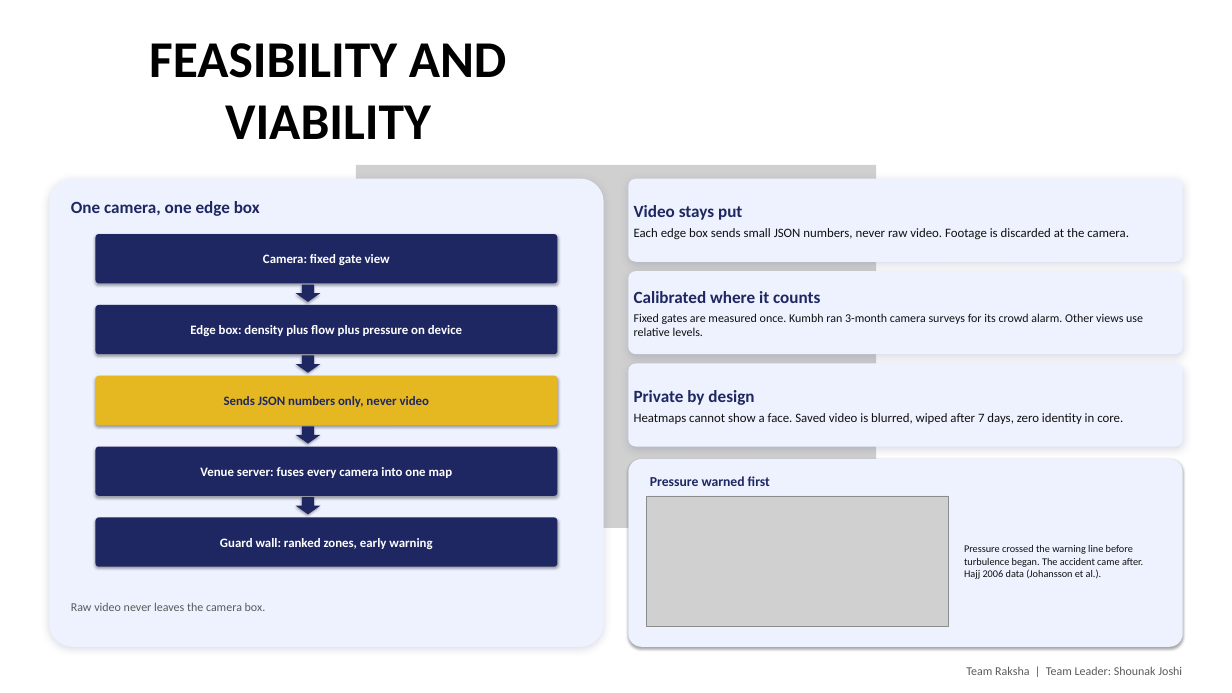
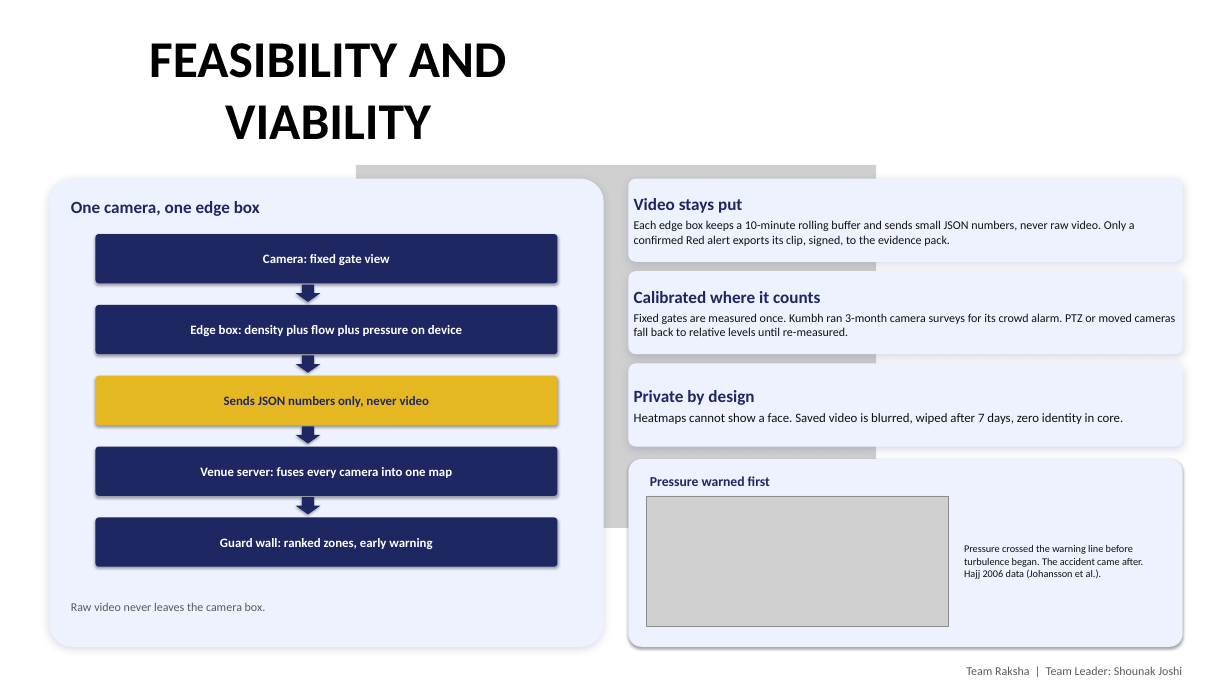
Before and after one commit to shounakjoshi88-a11y/raksha-crowd-safety-hackathon, a slide deck: slide 4 of deck/Raksha_Hackathon2026_Simplified.pptx. Drawn at 1232x693 pixels with LibreOffice and Linux fonts; fonts in the diff are those of the drawing; grey boxes stand for pictures. Boxes give left, top, right and bottom in pixels: in the first picture for what was removed or moved away, otherwise in the second. Text is boxed around its words. In the diff, an @@ line names an element or a change of style, - is before the commit and + after.

Commit message:
fix: remove side-track box, ring-buffer evidence logic, PTZ fallback

```diff
--- a/deck/Raksha_Hackathon2026_Simplified.pptx
+++ b/deck/Raksha_Hackathon2026_Simplified.pptx
@@ text in rounded rectangle at [634, 220, 1135, 246]: text changed; size 15 to 14 pt @@
-Each edge box sends small JSON numbers, never raw video. Footage is discarded at the camera.
+Each edge box keeps a 10-minute rolling buffer and sends small JSON numbers, never raw video. Only a confirmed Red alert exports its clip, signed, to the evidence pack.
@@ text in rounded rectangle at [634, 313, 1176, 336]: text changed @@
-Fixed gates are measured once. Kumbh ran 3-month camera surveys for its crowd alarm. Other views use relative levels.
+Fixed gates are measured once. Kumbh ran 3-month camera surveys for its crowd alarm. PTZ or moved cameras fall back to relative levels until re-measured.
```
Also in this commit, not shown: 2 other slides changed, 2 other files.
